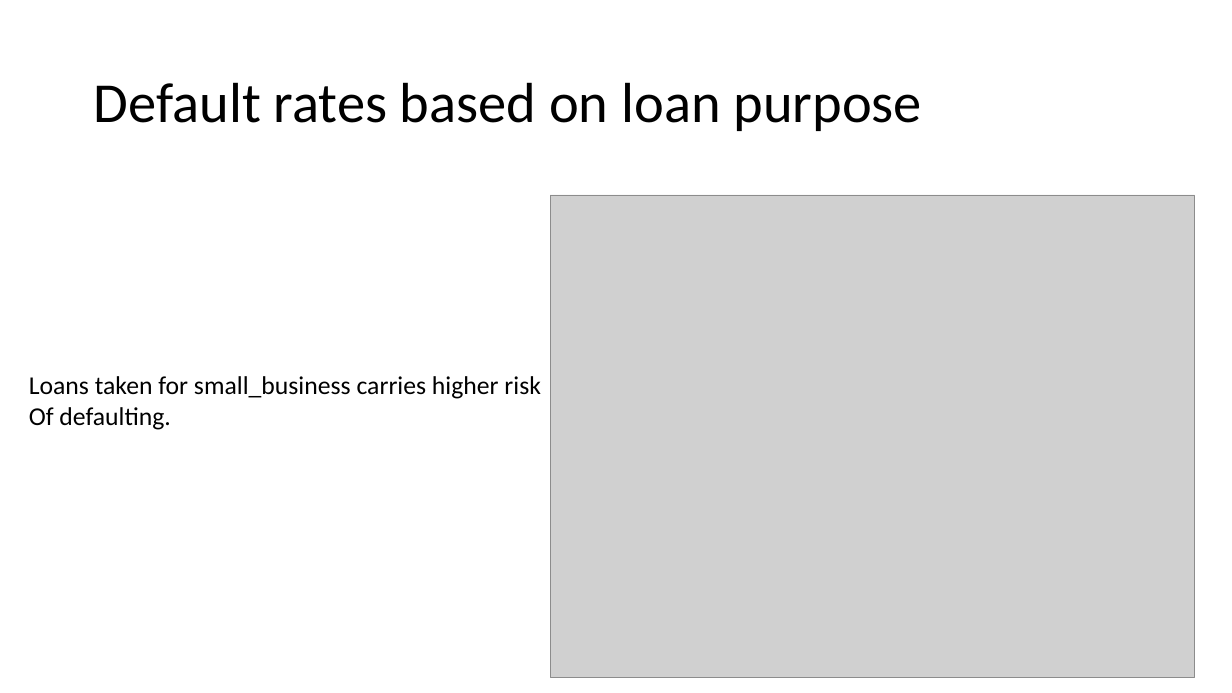
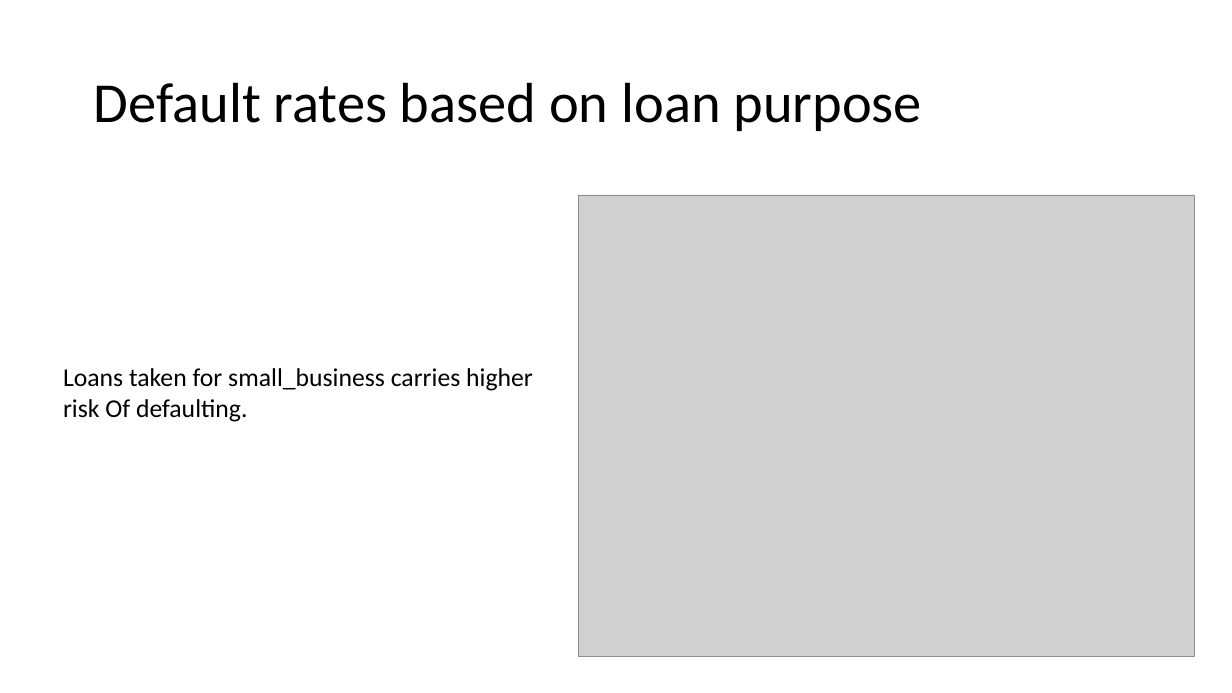
Before and after one commit to maheshh22/LendingClub, a slide deck: slide 5 of LendingCaseStudy.pptx (slide 7 before the commit). Drawn at 1232x693 pixels with LibreOffice and Linux fonts; fonts in the diff are those of the drawing; grey boxes stand for pictures. Boxes give left, top, right and bottom in pixels: in the first picture for what was removed or moved away, otherwise in the second. Text is boxed around its words. In the diff, an @@ line names an element or a change of style, - is before the commit and + after.

```diff
--- a/LendingCaseStudy.pptx
+++ b/LendingCaseStudy.pptx
@@ picture: place and size @@
-picture at <box>551,195,1195,677</box>
+picture at <box>579,195,1195,656</box>
@@ text at <box>63,368,533,422</box>: text changed @@
-Loans taken for small_business carries higher risk
-Of defaulting.
+Loans taken for small_business carries higher risk Of defaulting.
```
Also in this commit, not shown: 11 other slides changed, 3 slides added, 1 slide removed.
